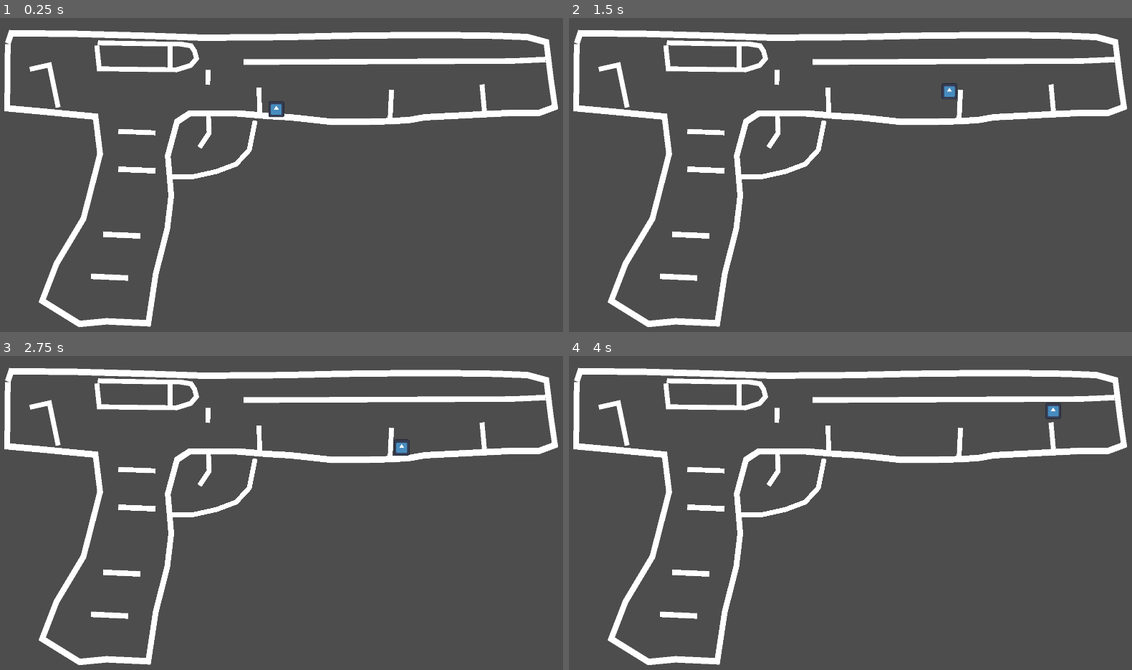
Above: before the commit, frames 1-4 (two rows, left to right).
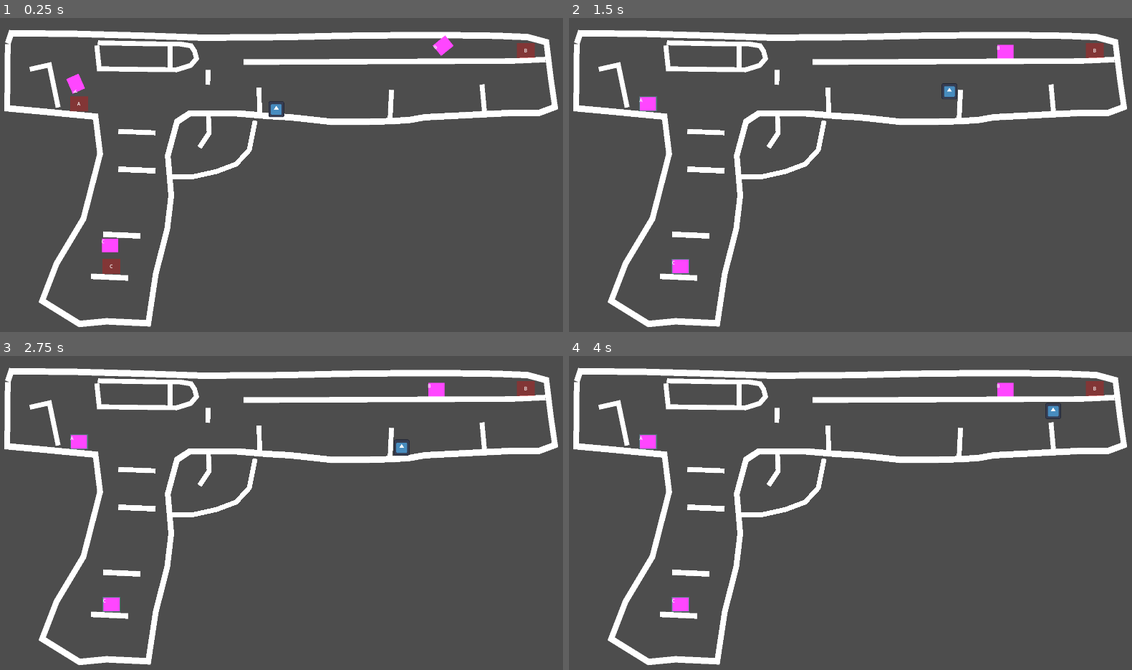
Above: after the commit, the same moments.

Repository: simenhs/piratsyltetoey
Game: Godot game, scene res://scenes/level1/level1.tscn
The game is run twice, just before and just after one commit, with the same random seed, the same clock (stepped at 60 frames per second) and the same inputs. The engine's default icon, where the game draws it, is replaced by a stand-in: a white triangle on a blue panel in a dark square.
Inputs:
- Up to frame 1 (0.25 s): no input
- Up to frame 2 (1.5 s): hold E (use, bound only after the commit) 0.53-1.28 s; hold D (right) from 0.53 s (still down); tap Space (jump) at 0.77 s; tap Shift (dash) at 1.35 s
- Up to frame 3 (2.75 s): tap Space (jump) at 1.52 s; tap E (use, bound only after the commit) at 1.55 s; release D (right) at 2.03 s; hold A (left) from 2.03 s (still down); hold E (use, bound only after the commit) from 2.03 s (still down)
- Up to frame 4 (4 s): tap Enter at 2.75 s; release A (left) at 2.78 s; release E (use, bound only after the commit) at 2.78 s; hold D (right) from 2.78 s (still down); tap E (use, bound only after the commit) at 2.85 s; tap Space (jump) at 3.02, 3.77 s; hold E (use, bound only after the commit) from 3.53 s (still down); tap Shift (dash) at 3.6 s

The runs differ from the first frame. In frame 1, 0.8% of the frame differs, in the area x 11-96%, y 5-82%; in frame 2, 0.6%; in frame 3, 0.6%; in frame 4, 0.6%.

Commit message:
added colectable parts

Diff:
--- a/godot/project.godot
+++ b/godot/project.godot
@@ -25,7 +25,6 @@
 jump={
 "deadzone": 0.5,
 "events": [Object(InputEventKey,"resource_local_to_scene":false,"resource_name":"","device":-1,"window_id":0,"alt_press …(191 unchanged characters)…
-, Object(InputEventJoypadButton,"resource_local_to_scene":false,"resource_name":"","device":-1,"button_index":2,"pressure":0.0,"pressed":true,"script":null)
 , Object(InputEventJoypadButton,"resource_local_to_scene":false,"resource_name":"","device":-1,"button_index":0,"pressure":0.0,"pressed":true,"script":null)
 , Object(InputEventJoypadButton,"resource_local_to_scene":false,"resource_name":"","device":-1,"button_index":1,"pressure":0.0,"pressed":true,"script":null)
 ]
@@ -60,9 +59,20 @@
 , Object(InputEventJoypadButton,"resource_local_to_scene":false,"resource_name":"","device":-1,"button_index":9,"pressure":0.0,"pressed":true,"script":null)
 , Object(InputEventJoypadMotion,"resource_local_to_scene":false,"resource_name":"","device":-1,"axis":4,"axis_value":1.0,"script":null)
 , Object(InputEventJoypadButton,"resource_local_to_scene":false,"resource_name":"","device":-1,"button_index":10,"pressure":0.0,"pressed":true,"script":null)
-, Object(InputEventJoypadMotion,"resource_local_to_scene":false,"resource_name":"","device":-1,"axis":5,"axis_value":1.0,"script":null)
 ]
 }
+use={
+"deadzone": 0.5,
+"events": [Object(InputEventKey,"resource_local_to_scene":false,"resource_name":"","device":-1,"window_id":0,"alt_pressed":false,"shift_pressed":false,"ctrl_pressed":false,"meta_pressed":false,"pressed":false,"keycode":0,"physical_keycode":69,"key_label":0,"unicode":101,"location":0,"echo":false,"script":null)
+, Object(InputEventJoypadButton,"resource_local_to_scene":false,"resource_name":"","device":-1,"button_index":2,"pressure":0.0,"pressed":true,"script":null)
+]
+}
+
+[layer_names]
+
+2d_physics/layer_1="world"
+2d_physics/layer_2="player"
+2d_physics/layer_3="picup_objects"
 
 [rendering]
 
--- a/godot/scenes/level1/level1.tscn
+++ b/godot/scenes/level1/level1.tscn
@@ -1,12 +1,23 @@
-[gd_scene load_steps=3 format=3 uid="uid://dots7kewpqnio"]
+[gd_scene load_steps=4 format=3 uid="uid://dots7kewpqnio"]
 
 [ext_resource type="PackedScene" uid="uid://dmnhro72jpck8" path="res://scenes/level1/world/world.tscn" id="1_cwunv"]
 [ext_resource type="PackedScene" uid="uid://qboe47l73lll" path="res://scenes/level1/player/player.tscn" id="2_qf4gi"]
+[ext_resource type="PackedScene" uid="uid://5r7jflx0vqw1" path="res://scenes/level1/picup_object/pickup_object.tscn" id="3_8oqeh"]
 
 [node name="Level1" type="Node"]
 
 [node name="World" parent="." instance=ExtResource("1_cwunv")]
-scale = Vector2(1.64, 1.64)
 
 [node name="Player" parent="." instance=ExtResource("2_qf4gi")]
 position = Vector2(927, 309)
+
+[node name="pickupObject" parent="." instance=ExtResource("3_8oqeh")]
+position = Vector2(236, 264)
+
+[node name="pickupObject2" parent="." instance=ExtResource("3_8oqeh")]
+position = Vector2(1735, 85)
+display_name = "B"
+
+[node name="pickupObject3" parent="." instance=ExtResource("3_8oqeh")]
+position = Vector2(345, 809)
+display_name = "C"
--- /dev/null
+++ b/godot/scenes/level1/picup_object/home_position.gd
@@ -0,0 +1,48 @@
+class_name HomePosition
+extends Area2D
+
+
+
+@onready var loose_pice: RigidBody2D = %LoosePice
+@onready var color_rect: ColorRect = %ColorRect
+
+var _attract :bool
+var _ejecting : bool = false
+
+func _physics_process(delta: float) -> void:
+	if _attract and loose_pice.attatched_to == null :
+		loose_pice.global_transform = global_transform
+
+#func _process(delta: float) -> void:
+	#if get_overlapping_bodies().has(loose_pice):
+		#color_rect.color  =Color.TURQUOISE
+		#color_rect.color.a = .3
+		#_attract = true
+	#else :
+		#color_rect.color  =Color.RED
+		#color_rect.color.a = .3
+		#_attract = false
+
+func eject():
+	_attract = false
+	_ejecting = true
+	loose_pice.apply_central_impulse(Vector2(randf(),randf()) * -5000)
+
+func _on_body_exited(body: Node2D) -> void:
+	if not get_overlapping_bodies().has(loose_pice):
+		print("exited: " , get_overlapping_bodies())
+		color_rect.color  =Color.RED
+		color_rect.color.a = .3
+		_attract = false
+
+
+func _on_body_entered(body: Node2D) -> void:
+	print("entered: " , get_overlapping_bodies())
+	if _ejecting:
+		_ejecting = false
+		return
+
+	if get_overlapping_bodies().has(loose_pice):
+		color_rect.color  =Color.TURQUOISE
+		color_rect.color.a = .3
+		_attract = true
--- /dev/null
+++ b/godot/scenes/level1/picup_object/loose_pice.gd
@@ -0,0 +1,20 @@
+extends RigidBody2D
+
+@onready var picup_area_2d: Area2D = %PicupArea2D
+
+var attatched_to : Player = null
+
+func _integrate_forces(state):
+	if attatched_to != null:
+		if global_position.distance_to(attatched_to.global_position) > 10 :
+			apply_central_impulse(attatched_to.global_position.direction_to(global_position) * -700)
+
+
+func _input(event: InputEvent) -> void:
+	if event.is_action_pressed("use"):
+		if attatched_to == null:
+			for player in picup_area_2d.get_overlapping_bodies():
+				if player is Player:
+					attatched_to = player
+		else :
+			attatched_to = null
--- /dev/null
+++ b/godot/scenes/level1/picup_object/pickup_object.gd
@@ -0,0 +1,27 @@
+@tool
+class_name PickupObject
+extends Node2D
+
+@export var display_name :String = "A" : set = set_displayname
+
+
+@onready var home_name: Label = %HomeName
+@onready var loose_pice_label: Label = %LoosePiceLabel
+@onready var loose_pice: RigidBody2D = %LoosePice
+@onready var home_position: HomePosition = %HomePosition
+
+
+func _ready() -> void:
+	set_displayname(display_name)
+	eject()
+
+func set_displayname(value):
+	display_name = value
+	if is_instance_valid(home_name):
+		home_name.text = display_name
+	if is_instance_valid(loose_pice_label):
+		loose_pice_label.text = display_name
+
+
+func eject():
+	home_position.eject()
--- /dev/null
+++ b/godot/scenes/level1/picup_object/pickup_object.tscn
@@ -0,0 +1,80 @@
+[gd_scene load_steps=7 format=3 uid="uid://5r7jflx0vqw1"]
+
+[ext_resource type="Script" path="res://scenes/level1/picup_object/pickup_object.gd" id="1_cii00"]
+[ext_resource type="Script" path="res://scenes/level1/picup_object/loose_pice.gd" id="2_2xjy3"]
+[ext_resource type="Script" path="res://scenes/level1/picup_object/home_position.gd" id="2_qkavf"]
+
+[sub_resource type="RectangleShape2D" id="RectangleShape2D_7aq6o"]
+size = Vector2(59, 49)
+
+[sub_resource type="RectangleShape2D" id="RectangleShape2D_gk0ra"]
+size = Vector2(57, 46)
+
+[sub_resource type="CircleShape2D" id="CircleShape2D_3i2b6"]
+radius = 54.0093
+
+[node name="pickupObject" type="Node2D"]
+script = ExtResource("1_cii00")
+
+[node name="HomePosition" type="Area2D" parent="."]
+unique_name_in_owner = true
+collision_mask = 4
+script = ExtResource("2_qkavf")
+
+[node name="CollisionShape2D" type="CollisionShape2D" parent="HomePosition"]
+position = Vector2(29, 24)
+shape = SubResource("RectangleShape2D_7aq6o")
+
+[node name="ColorRect" type="ColorRect" parent="HomePosition"]
+unique_name_in_owner = true
+offset_left = -1.0
+offset_top = -1.0
+offset_right = 59.0
+offset_bottom = 50.0
+color = Color(0.254331, 0.589812, 0.327141, 0.294118)
+metadata/_edit_use_anchors_ = true
+
+[node name="HomeName" type="Label" parent="HomePosition"]
+unique_name_in_owner = true
+offset_left = 9.0
+offset_top = 12.0
+offset_right = 49.0
+offset_bottom = 36.0
+text = "A"
+horizontal_alignment = 1
+metadata/_edit_use_anchors_ = true
+
+[node name="LoosePice" type="RigidBody2D" parent="."]
+unique_name_in_owner = true
+collision_layer = 4
+collision_mask = 3
+contact_monitor = true
+script = ExtResource("2_2xjy3")
+
+[node name="CollisionShape2D" type="CollisionShape2D" parent="LoosePice"]
+position = Vector2(29.5, 25)
+shape = SubResource("RectangleShape2D_gk0ra")
+
+[node name="ColorRect" type="ColorRect" parent="LoosePice"]
+offset_left = 2.0
+offset_top = 2.0
+offset_right = 56.0
+offset_bottom = 47.0
+color = Color(1, 0.27451, 1, 1)
+
+[node name="LoosePiceLabel" type="Label" parent="LoosePice"]
+unique_name_in_owner = true
+offset_right = 40.0
+offset_bottom = 23.0
+
+[node name="PicupArea2D" type="Area2D" parent="LoosePice"]
+unique_name_in_owner = true
+collision_layer = 0
+collision_mask = 2
+
+[node name="CollisionShape2D" type="CollisionShape2D" parent="LoosePice/PicupArea2D"]
+position = Vector2(31, 24)
+shape = SubResource("CircleShape2D_3i2b6")
+
+[connection signal="body_entered" from="HomePosition" to="HomePosition" method="_on_body_entered"]
+[connection signal="body_exited" from="HomePosition" to="HomePosition" method="_on_body_exited"]
--- a/godot/scenes/level1/player/player.gd
+++ b/godot/scenes/level1/player/player.gd
@@ -1,3 +1,4 @@
+class_name Player
 extends CharacterBody2D
 
 
--- a/godot/scenes/level1/player/player.tscn
+++ b/godot/scenes/level1/player/player.tscn
@@ -7,6 +7,7 @@
 radius = 25.02
 
 [node name="Player" type="CharacterBody2D"]
+collision_layer = 2
 script = ExtResource("1_1j1jv")
 
 [node name="Icon" type="Sprite2D" parent="."]
@@ -24,5 +25,5 @@
 
 [node name="JumpBufferTimer" type="Timer" parent="."]
 unique_name_in_owner = true
-wait_time = 0.25
+wait_time = 0.15
 one_shot = true
--- a/godot/scenes/level1/world/world.tscn
+++ b/godot/scenes/level1/world/world.tscn
@@ -74,10 +74,10 @@
 points = PackedVector2Array(430.61, 108.098, 430, 138.585)
 
 [node name="CollisionPolygon2D" type="CollisionPolygon2D" parent="."]
-polygon = PackedVector2Array(1132, 183, 736, 208, 393, 196, 365.244, 209.756, 352, 245, 345, 444, 303, 619, 166, 622, 88, 578, 81, 718, 1181, 709)
+polygon = PackedVector2Array(1132, 183, 736, 208, 393, 196, 365.244, 209.756, 352, 245, 345, 444, 303, 619, 166, 622, 88, 578, 47.561, 1653.66, 1252.44, 1632.32)
 
 [node name="CollisionPolygon2D2" type="CollisionPolygon2D" parent="."]
-polygon = PackedVector2Array(1121, 50, 1132, 171, 1117, 211, 1367, 241, 1318, -184, -96, -115, -52, 656, 97, 663, 96, 578, 126, 483, 169.512, 411.585, 200, 296, 195, 200, 18, 184, 22, 24, 1098, 37)
+polygon = PackedVector2Array(1121, 50, 1132, 171, 1123.17, 1635.37, 2481.1, 1521.95, 2010.98, -731.098, -975.61, -746.341, -1773.17, 1642.68, 167.683, 1663.41, 96, 578, 126, 483, 169.512, 411.585, 200, 296, 195, 200, 18, 184, 22, 24, 1098, 37)
 
 [node name="CollisionPolygon2D3" type="CollisionPolygon2D" parent="."]
 polygon = PackedVector2Array(199, 46, 203, 99, 349, 106, 391, 95, 403, 70, 384, 49)
